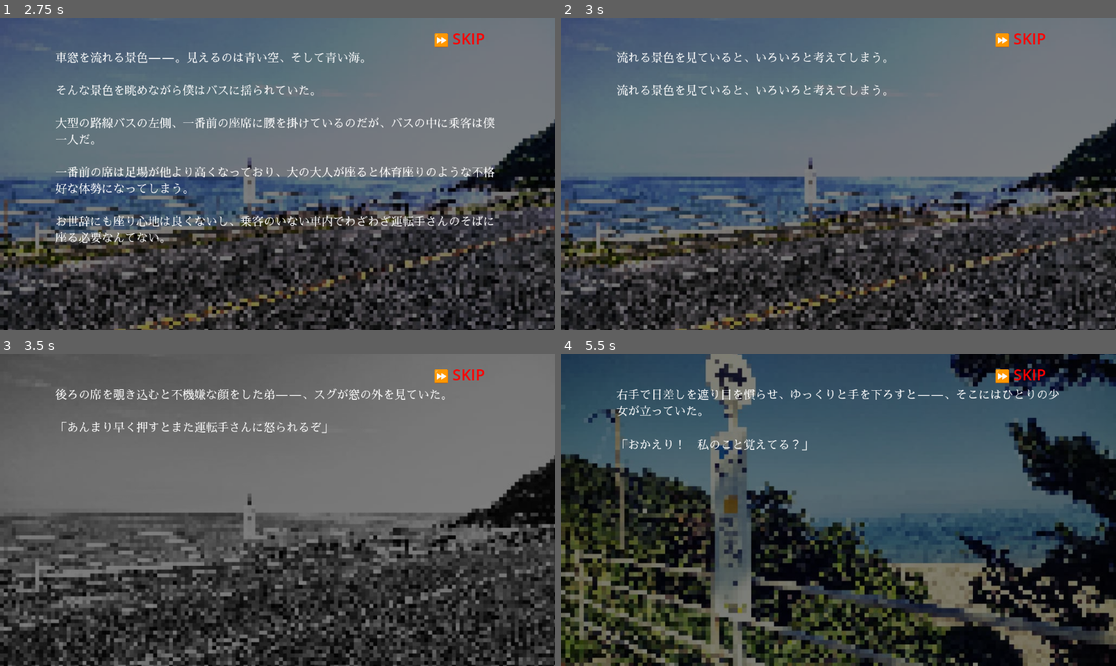
Above: before the commit, frames 1-4 (two rows, left to right).
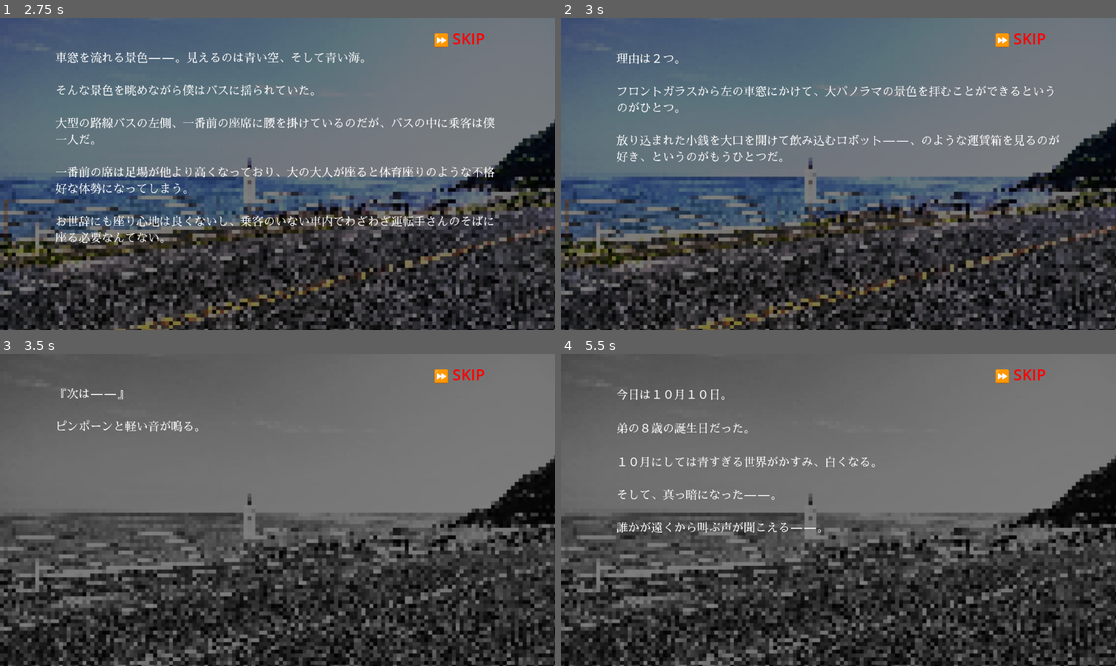
Above: after the commit, the same moments.

Repository: azukigame-s/kiminokoe
Game: Godot game, scene res://scenes/title_scene.tscn
Same seed, same stepped clock (60 frames per second), same inputs: the game is played once before the commit and once after it.
Inputs (mouse positions are in pixels of both pictures, inside the frame that each line leads up to):
- Up to frame 1 (2.75 s): click "ゲームを始める" at 0.5 s; tap Enter at 1.25 s; move the mouse to (399, 158) at 1.27 s; hold D 1.28-2.03 s; hold Enter 1.28-2.03 s; click (399, 158) at 1.42 s; tap Space at 1.52, 1.82, 2.27, 2.3, 2.57 s; tap E at 1.55, 2.1 s; move the mouse to (166, 189) at 2.02 s; hold S from 2.03 s (still down); click (166, 189) at 2.17 s
- Up to frame 2 (3 s): move the mouse to (894, 105) at 2.77 s; release S at 2.78 s; hold D from 2.78 s (still down); hold Space from 2.78 s (still down); click (894, 105) at 2.92 s
- Up to frame 3 (3.5 s): keep holding D; keep holding Space; tap Enter at 3.05 s
- Up to frame 4 (5.5 s): move the mouse to (810, 572) at 3.52 s; release D at 3.53 s; release Space at 3.53 s; hold Up 3.53-4.28 s; tap Enter at 3.6, 5.3 s; click (810, 572) at 3.67 s; tap Space at 3.77, 4.07, 5.27 s; tap E at 3.8 s; move the mouse to (1005, 556) at 4.27 s; hold Space 4.28-5.03 s; hold A from 4.28 s (still down); tap B at 4.35 s; click (1005, 556) at 4.42 s; move the mouse to (672, 463) at 5.02 s; tap C at 5.1 s; click (672, 463) at 5.17 s

Frame 1 is identical in both runs. In frame 2, 2.7% of the frame differs, in the area x 10-90%, y 10-47%; in frame 3, 1.5%; in frame 4, 88%, in the area x 0-100%, y 0-100%.

Commit message:
✨ ページ送りバグをフィックス

Diff:
--- a/scripts/core/command_executor.gd
+++ b/scripts/core/command_executor.gd
@@ -18,7 +18,7 @@
 var _skip_controller_ref: SkipController = null
 
 func _ready():
-	print("[CommandExecutor] 準備完了")
+	pass
 
 ## スキップコントローラとの連携を設定
 func connect_skip_controller(skip_controller: SkipController) -> void:
@@ -91,29 +91,20 @@
 	var new_page = command.get("new_page", false)
 	var go_next = command.get("go_next", false)
 
-	print("[CommandExecutor] execute_dialogue() text=%s, new_page=%s, go_next=%s" % [text.substr(0, 20), new_page, go_next])
-
 	text_display.set_instant_display(skip_controller.is_skipping)
 	text_display.set_go_next(go_next)
 
 	# テキスト表示（アニメーション完了まで待機）
-	print("[CommandExecutor] execute_dialogue() calling show_text()")
 	await text_display.show_text(text, new_page)
-	print("[CommandExecutor] execute_dialogue() show_text() completed")
 
-	# go_next: アニメーション完了後に自動進行（クリック待機なし）
-	if go_next:
-		print("[CommandExecutor] execute_dialogue() go_next=true, skipping wait_for_advance()")
-		return
+	# go_next フラグはインディケーター制御のみに使用（text_display.set_go_next()で設定済み）
+	# クリック待機は go_next に関わらず常に行う
 
 	# クリック待機
 	if skip_controller.is_skipping:
-		print("[CommandExecutor] execute_dialogue() skipping, waiting timer")
 		await get_tree().create_timer(skip_controller.skip_wait_time).timeout
 	else:
-		print("[CommandExecutor] execute_dialogue() calling wait_for_advance()")
 		await text_display.wait_for_advance()
-		print("[CommandExecutor] execute_dialogue() wait_for_advance() completed")
 
 ## background コマンドを実行
 func execute_background(command: Dictionary, skip_controller: SkipController) -> void:
--- a/scripts/core/scenario_engine.gd
+++ b/scripts/core/scenario_engine.gd
@@ -35,7 +35,7 @@
 	command_executor.connect_skip_controller(skip_controller)
 
 func _ready():
-	print("[ScenarioEngine] Ready")
+	pass
 
 ## シナリオを開始
 func start_scenario(scenario_data: Array, scenario_path: String = "") -> void:
@@ -49,21 +49,17 @@
 	is_running = true
 
 	scenario_started.emit()
-	print("[ScenarioEngine] Starting scenario: %s (%d commands)" % [scenario_path, scenario_data.size()])
 
 	await execute_scenario()
 
 	is_running = false
 	scenario_completed.emit()
-	print("[ScenarioEngine] Scenario completed: %s" % scenario_path)
 
 ## シナリオ実行のメインループ
 func execute_scenario() -> void:
 	while current_index < current_scenario.size():
 		var command = current_scenario[current_index]
 		var command_type = command.get("type", "unknown")
-
-		print("[ScenarioEngine] Executing command %d: %s" % [current_index, command_type])
 
 		# 特殊コマンドの処理（ScenarioEngine側で処理）
 		match command_type:
@@ -86,9 +82,7 @@
 				continue  # current_indexはbranch内で設定済み
 
 		# 通常のコマンドはCommandExecutorで処理
-		print("[ScenarioEngine] Calling command_executor.execute() for command %d" % current_index)
 		await command_executor.execute(command, skip_controller)
-		print("[ScenarioEngine] command_executor.execute() completed for command %d" % current_index)
 
 		command_executed.emit(command)
 		current_index += 1
@@ -104,7 +98,6 @@
 
 	# episodes/ 配下はグレースケール適用
 	var is_episode = path.begins_with("episodes/")
-	print("[ScenarioEngine] load_scenario: %s (episode: %s, new_page_after_return: %s)" % [path, is_episode, new_page_after_return])
 
 	await call_subscenario(path, is_episode, new_page_after_return)
 
@@ -120,7 +113,6 @@
 	for i in range(current_scenario.size()):
 		var cmd = current_scenario[i]
 		if cmd.get("type") == "index" and cmd.get("index") == target_index:
-			print("[ScenarioEngine] jump: index %d → position %d" % [target_index, i])
 			current_index = i + 1  # indexマーカーの次から実行
 			return
 
@@ -135,8 +127,6 @@
 		current_index += 1
 		return
 
-	print("[ScenarioEngine] choice: %d 個の選択肢" % choices.size())
-
 	# スキップモードを停止
 	if skip_controller.is_skipping:
 		skip_controller.disable()
@@ -158,8 +148,6 @@
 
 	# テキストを再表示
 	command_executor.show_text_after_choice()
-
-	print("[ScenarioEngine] choice selected: %s" % selected.get("text", ""))
 
 	# 選択結果に応じた処理
 	if selected.has("scenario"):
@@ -195,7 +183,6 @@
 		return
 
 	var result = trophy_manager.evaluate_condition(condition)
-	print("[ScenarioEngine] branch: condition=%s result=%s" % [condition, result])
 
 	if branches.has(result):
 		var target_index = branches[result]
@@ -210,8 +197,6 @@
 	if episode_id.is_empty():
 		push_error("[ScenarioEngine] episode_clear: id が指定されていません")
 		return
-
-	print("[ScenarioEngine] episode_clear: %s" % episode_id)
 
 	# TrophyManagerが存在する場合は呼び出す
 	if Engine.has_singleton("TrophyManager"):
@@ -234,8 +219,6 @@
 		"path": current_scenario_path
 	})
 
-	print("[ScenarioEngine] Calling subscenario: %s (grayscale: %s)" % [scenario_path, apply_grayscale])
-
 	# グレースケール効果を適用（エピソード呼び出し時）
 	if apply_grayscale:
 		await command_executor.execute_flashback_start({"effect": "grayscale"}, skip_controller)
@@ -255,8 +238,6 @@
 		current_scenario_path = previous_state.path
 		is_running = true  # 実行状態を復元
 
-		print("[ScenarioEngine] Returned from subscenario to: %s" % current_scenario_path)
-
 		# グレースケール効果を解除（エピソード呼び出し時）
 		if apply_grayscale:
 			await command_executor.execute_flashback_end({}, skip_controller)
@@ -293,7 +274,6 @@
 ## スキップモードの切り替え
 func toggle_skip_mode() -> void:
 	skip_controller.toggle()
-	print("[ScenarioEngine] Skip mode: %s" % skip_controller.is_skipping)
 
 ## セーブ用の状態を取得
 func get_save_state() -> Dictionary:
@@ -348,8 +328,6 @@
 	current_index = index
 	is_running = true
 
-	print("[ScenarioEngine] Loaded from save: %s (index: %d)" % [scenario_path, index])
-
 	# シナリオを再開
 	scenario_started.emit()
 	await execute_scenario()
--- a/scripts/ui/text_display.gd
+++ b/scripts/ui/text_display.gd
@@ -26,16 +26,6 @@
 # go_next フラグ（インジケータ表示用）
 var _go_next: bool = false
 
-# WAITING状態のクリック検出用
-# _input() イベントベースではなく、_process() ポーリングベースで検出
-# 幽霊クリック（_input に届くが物理的でないイベント）を防ぐため
-var _waiting_mouse_was_down: bool = false    # 前フレームのマウスボタン状態
-var _waiting_key_was_down: bool = false      # 前フレームのキーボード状態（Enter/Space）
-var _waiting_needs_release: bool = false     # WAITING開始時にマウスが押されていたらリリースを待つ
-var _waiting_frame_count: int = 0            # WAITING開始からのフレーム数
-var _waiting_start_msec: int = 0             # WAITING開始時のミリ秒
-const WAITING_PROTECTION_FRAMES: int = 5    # WAITING開始直後の保護フレーム数
-
 # インジケータ
 var _indicator_blink_timer: float = 0.0
 var _indicator_blink_speed: float = 0.5
@@ -50,35 +40,28 @@
 		return _state == State.ANIMATING
 
 func _ready():
-	print("[TextDisplay] 準備完了")
 	if has_node("TextLabel"):
 		text_label = get_node("TextLabel")
 
 func _input(event):
-	# デバッグ: クリック/キーイベントのみログ出力（MouseMotionは除外）
+	var is_click = false
+
 	if event is InputEventMouseButton:
-		var btn_info = "MouseButton(button=%s, pressed=%s)" % [event.button_index, event.pressed]
-		var msec = Time.get_ticks_msec()
-		print("[TextDisplay] _input() %s, state=%s, msec=%d" % [btn_info, State.keys()[_state], msec])
+		if event.button_index == MOUSE_BUTTON_LEFT and event.pressed:
+			is_click = true
 	elif event is InputEventKey:
-		if event.pressed:  # キーはpressedのみログ
-			var key_info = "Key(keycode=%s)" % event.keycode
-			print("[TextDisplay] _input() %s, state=%s" % [key_info, State.keys()[_state]])
-
-	# ANIMATING 状態のみ: クリックでアニメーション即完了
-	# WAITING のクリック検出は _process() のポーリングで行う
-	if _state == State.ANIMATING:
-		var is_click = false
-		if event is InputEventMouseButton:
-			if event.button_index == MOUSE_BUTTON_LEFT and event.pressed:
-				is_click = true
-		elif event is InputEventKey:
-			if (event.keycode == KEY_ENTER or event.keycode == KEY_SPACE) and event.pressed:
-				is_click = true
-
-		if is_click:
+		if (event.keycode == KEY_ENTER or event.keycode == KEY_SPACE) and event.pressed:
+			is_click = true
+
+	if not is_click:
+		return
+
+	match _state:
+		State.ANIMATING:
 			_complete_animation()
-			accept_event()
+		State.WAITING:
+			_state = State.IDLE
+			_advance_requested.emit()
 
 func _process(delta):
 	match _state:
@@ -86,7 +69,6 @@
 			_process_animation(delta)
 		State.WAITING:
 			_process_indicator_blink(delta)
-			_process_waiting_click(delta)
 
 ## アニメーション処理
 func _process_animation(delta: float) -> void:
@@ -104,55 +86,6 @@
 	# 全文字表示完了
 	if _char_index >= _current_text.length():
 		_complete_animation()
-
-## WAITING状態でのクリック検出（ポーリングベース）
-## _input() ではなく _process() で物理的なマウス/キー状態をチェックする
-func _process_waiting_click(_delta: float) -> void:
-	_waiting_frame_count += 1
-
-	var mouse_down = Input.is_mouse_button_pressed(MOUSE_BUTTON_LEFT)
-	var key_down = Input.is_key_pressed(KEY_ENTER) or Input.is_key_pressed(KEY_SPACE)
-
-	# 保護フレーム中は入力を無視（ただし状態は追跡する）
-	if _waiting_frame_count <= WAITING_PROTECTION_FRAMES:
-		# マウスの物理状態を追跡（保護中もリリースを検知）
-		if not mouse_down:
-			_waiting_needs_release = false
-		_waiting_mouse_was_down = mouse_down
-		_waiting_key_was_down = key_down
-		return
-
-	# リリース待ちの場合、マウスが離されるのを待つ
-	if _waiting_needs_release:
-		if not mouse_down:
-			_waiting_needs_release = false
-			print("[TextDisplay] _process_waiting_click() mouse released, now accepting clicks (frame %d)" % _waiting_frame_count)
-		_waiting_mouse_was_down = mouse_down
-		_waiting_key_was_down = key_down
-		return
-
-	# マウスの立ち上がりエッジ検出（押されていない → 押された）
-	if mouse_down and not _waiting_mouse_was_down:
-		var elapsed_msec = Time.get_ticks_msec() - _waiting_start_msec
-		print("[TextDisplay] _process_waiting_click() CLICK at frame %d, elapsed %dms, FPS=%d (mouse)" % [_waiting_frame_count, elapsed_msec, Engine.get_frames_per_second()])
-		_waiting_mouse_was_down = mouse_down
-		_waiting_key_was_down = key_down
-		_state = State.IDLE
-		_advance_requested.emit()
-		return
-
-	# キーボードの立ち上がりエッジ検出（押されていない → 押された）
-	if key_down and not _waiting_key_was_down:
-		var elapsed_msec = Time.get_ticks_msec() - _waiting_start_msec
-		print("[TextDisplay] _process_waiting_click() CLICK at frame %d, elapsed %dms (key)" % [_waiting_frame_count, elapsed_msec])
-		_waiting_mouse_was_down = mouse_down
-		_waiting_key_was_down = key_down
-		_state = State.IDLE
-		_advance_requested.emit()
-		return
-
-	_waiting_mouse_was_down = mouse_down
-	_waiting_key_was_down = key_down
 
 ## インジケータ点滅処理
 func _process_indicator_blink(delta: float) -> void:
@@ -171,11 +104,7 @@
 		return
 
 	if new_page:
-		print("[TextDisplay] show_text() new_page=true, calling _clear_internal()")
 		_clear_internal()
-		# 即座にANIMATING状態に設定して、IDLE状態の時間を最小化
-		_state = State.ANIMATING
-		print("[TextDisplay] show_text() new_page=true, state set to ANIMATING")
 
 	_current_text = text
 	_char_index = 0
@@ -187,53 +116,30 @@
 		_displayed_text = _current_text
 		_char_index = _current_text.length()
 		_finalize_text()
-		# instant_displayの場合も_animation_finishedを発行して、awaitが正しく解決されるようにする
 		_state = State.IDLE
 		_animation_finished.emit()
 		return
 
 	# アニメーション開始 → 完了まで待機
-	# new_page=trueの場合は既にANIMATING状態に設定済み
-	if not new_page:
-		_state = State.ANIMATING
+	_state = State.ANIMATING
 	await _animation_finished
 
 ## クリック待機（async: ユーザーのクリックまで待機）
 func wait_for_advance() -> void:
-	print("[TextDisplay] wait_for_advance() called, current state: %s" % State.keys()[_state])
-
-	# 以前のシグナル接続をクリアするために、一度フレームを待つ
-	# これにより、以前に発行された_advance_requestedシグナルがawaitに影響しないようにする
-	await get_tree().process_frame
-
 	_state = State.WAITING
 	_indicator_visible = true
 	_indicator_blink_timer = 0.0
 	_update_display()
 
-	# ポーリングベースのクリック検出を初期化
-	_waiting_frame_count = 0
-	_waiting_start_msec = Time.get_ticks_msec()
-	var mouse_currently_down = Input.is_mouse_button_pressed(MOUSE_BUTTON_LEFT)
-	var key_currently_down = Input.is_key_pressed(KEY_ENTER) or Input.is_key_pressed(KEY_SPACE)
-	_waiting_mouse_was_down = mouse_currently_down
-	_waiting_key_was_down = key_currently_down
-	_waiting_needs_release = mouse_currently_down  # マウスが押されている場合はリリースを待つ
-
-	print("[TextDisplay] wait_for_advance() WAITING, mouse_down=%s, needs_release=%s, msec=%d, FPS=%d" % [mouse_currently_down, _waiting_needs_release, _waiting_start_msec, Engine.get_frames_per_second()])
-
 	await _advance_requested
-	print("[TextDisplay] wait_for_advance() received _advance_requested")
 
 ## 強制完了（スキップモードから呼ばれる同期メソッド）
 ## ANIMATING → アニメーション完了、WAITING → クリック待機解除
 func force_complete() -> void:
-	print("[TextDisplay] force_complete() called, current state: %s" % State.keys()[_state])
 	match _state:
 		State.ANIMATING:
 			_complete_animation()
 		State.WAITING:
-			print("[TextDisplay] force_complete() WAITING state: emitting _advance_requested")
 			_state = State.IDLE
 			_advance_requested.emit()
 
Not shown, changed: documents/bug_page_advance.md
Not shown, changed: documents/project_overview.md
